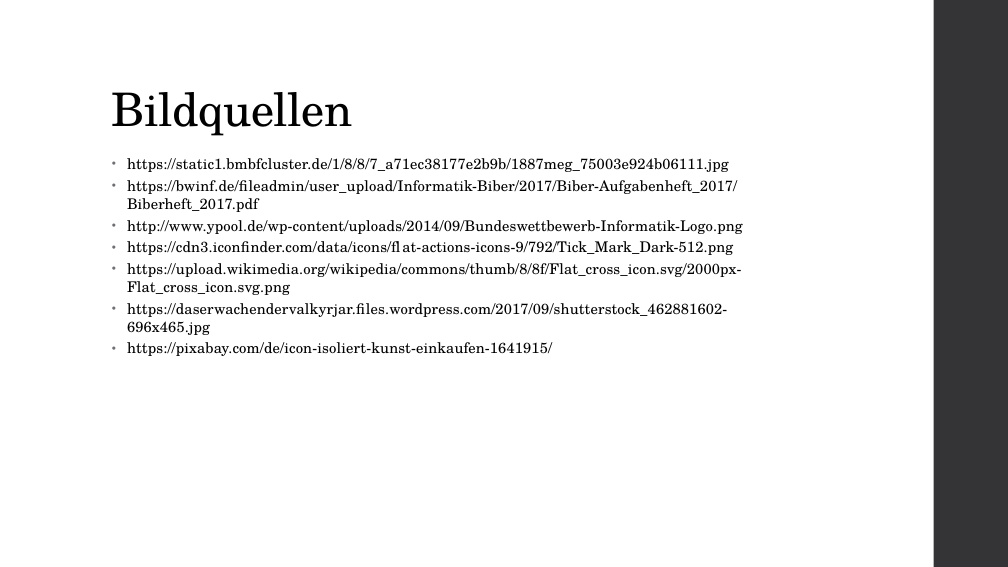
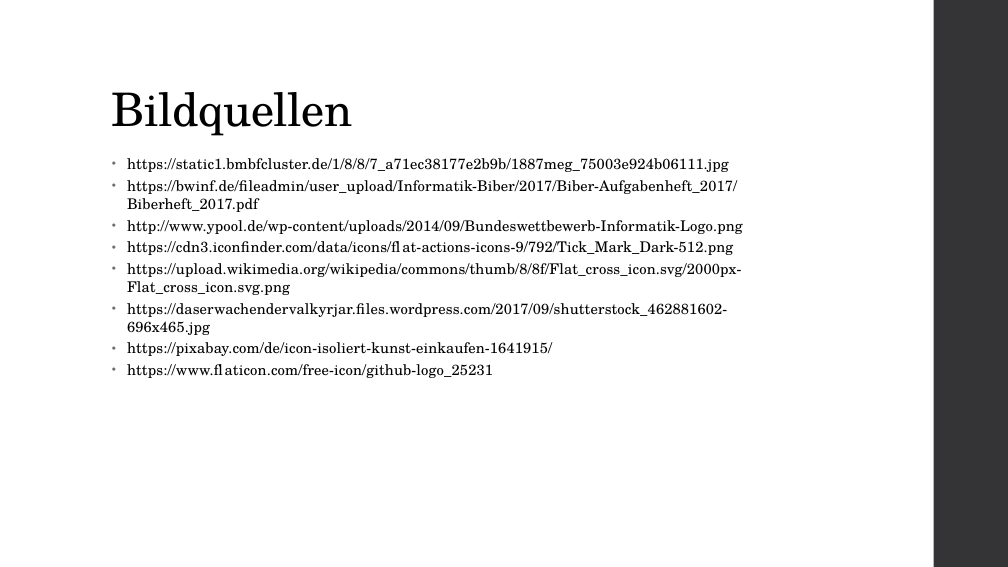
Before and after one commit to atalantus/BwInf36_Runde02, a slide deck: slide 37 of Aufgabe01_Praesentation.pptx (slide 30 before the commit). Drawn at 1008x567 pixels with LibreOffice and Linux fonts; fonts in the diff are those of the drawing. Boxes give left, top, right and bottom in pixels: in the first picture for what was removed or moved away, otherwise in the second. Text is boxed around its words. In the diff, an @@ line names an element or a change of style, - is before the commit and + after.

```diff
--- a/Aufgabe01_Praesentation.pptx
+++ b/Aufgabe01_Praesentation.pptx
@@ text at (127,364,493,378): paragraph added @@
+• https://www.flaticon.com/free-icon/github-logo_25231
```
Also in this commit, not shown: 2 other slides changed, 8 slides added, 1 slide removed.
